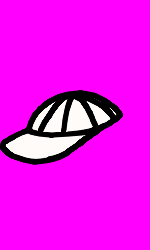
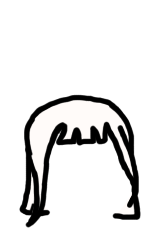
Layer changes from the first (150, 250) image to the second:
hid "Paint Layer 3" over [0, 0, 150, 250]
